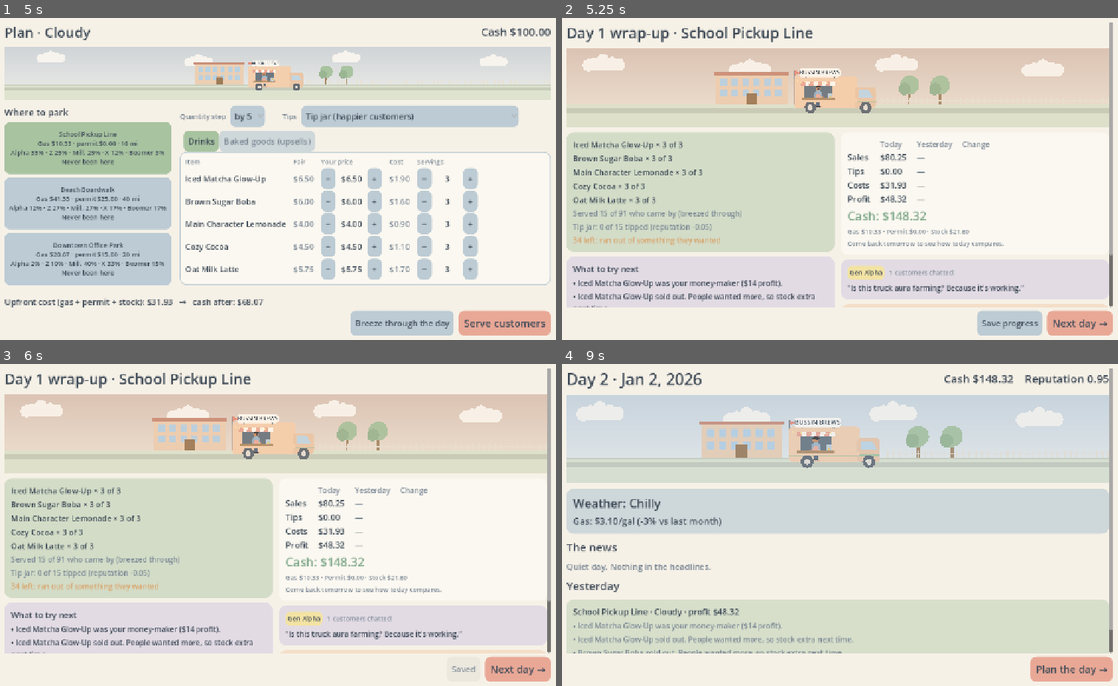
Above: before the commit, frames 1-4 (two rows, left to right).
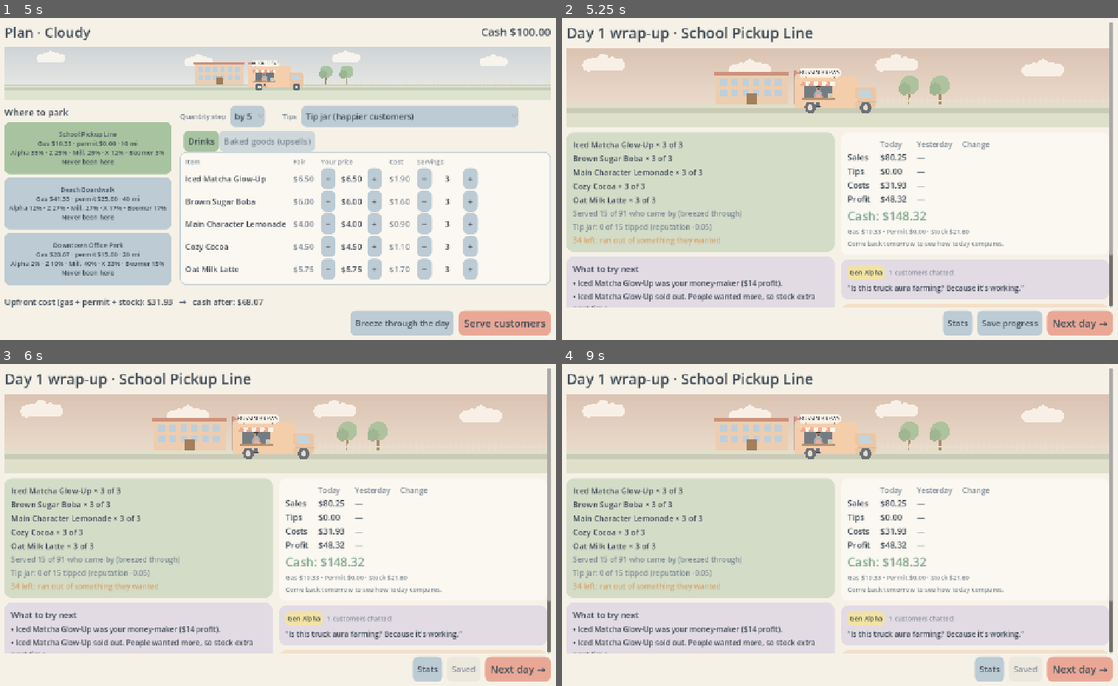
Above: after the commit, the same moments.

Repository: Blakewell/bussin-brews
Game: Godot game, scene res://scenes/main.tscn
The game is run twice, just before and just after one commit, with the same random seed, the same clock (stepped at 60 frames per second) and the same inputs.
Inputs (mouse positions are in pixels of both pictures, inside the frame that each line leads up to):
- Up to frame 1 (5 s): click "Easy $1,000" at 0.5 s; click "Easy $1,000" at 1.25 s; click "Medium $500" at 2 s; click "Hard $100" at 2.75 s; click "Open for business" at 3.5 s; click "Plan the day →" at 4.25 s
- Up to frame 2 (5.25 s): click "Breeze through the day" at 5 s
- Up to frame 3 (6 s): click "Save progress" at 5.75 s
- Up to frame 4 (9 s): click (990, 669) at 6.5 s, where only the run after the commit has a clickable "Stats"; click (662, 402) at 7.25 s, where only the run after the commit has a clickable "Profit"; click (828, 402) at 8 s, where only the run after the commit has a clickable "Location"; click (1079, 669) at 8.75 s, where only the run before the commit has a clickable "Next day →"

Frame 1 is identical in both runs. In frame 2, 0.4% of the frame differs, in the area x 68-74%, y 91-99%; in frame 3, 0.4%; in frame 4, 57%, in the area x 0-100%, y 2-99%.

Commit message:
Add Stats screen: daily graph, averages and what-sells-where table by location, weather or tip setup
Co-Authored-By: Claude Opus 5.5 <noreply@anthropic.com>

Diff:
--- a/scripts/autoload/game_state.gd
+++ b/scripts/autoload/game_state.gd
@@ -178,6 +178,7 @@
 		"stock_cost": _current.stock_cost, "costs": costs, "revenue": sh.revenue, "tips": sh.tips,
 		"profit": profit, "cash": cash, "reputation": reputation, "rep_change": reputation - rep_before,
 		"tip_mode": shift.tip_mode, "tip_annoyed": sh.tip_annoyed,
+		"served": sh.served, "arrivals": sh.arrivals,  # kept at the top so saves (which drop "shift") still have them for Stats
 		"quip": _pick_quip(profit, satisfaction, _current.rng),
 		"chatter": _pick_chatter(sh, _current.rng),
 	}
--- /dev/null
+++ b/scripts/sim/stats.gd
@@ -0,0 +1,97 @@
+class_name Stats
+extends RefCounted
+## Numbers for the Stats screen, computed from GameState.history (one result per finished day).
+## Pure functions over plain dictionaries, so they're testable without the UI.
+
+## What a day can be grouped by, and the result field that holds it.
+const GROUP_FIELDS := {"location": "location_id", "weather": "weather_id", "tips": "tip_mode"}
+
+## Daily totals the graph can show. Item sales use "item:<id>".
+const METRICS := ["profit", "revenue", "tips", "served"]
+
+
+static func group_key(day: Dictionary, by: String) -> String:
+	return str(day.get(GROUP_FIELDS.get(by, "location_id"), "jar" if by == "tips" else ""))
+
+
+## One day's value for a metric. Missing data (older saves) counts as 0.
+static func metric_value(day: Dictionary, metric: String) -> float:
+	if metric.begins_with("item:"):
+		var info: Dictionary = day.get("drinks", {}).get(metric.substr(5), {})
+		return float(info.get("sold", 0))
+	if metric == "served":
+		if day.has("served"):
+			return float(day.served)
+		return float(day.get("shift", {}).get("served", 0))
+	return float(day.get(metric, 0.0))
+
+
+## [{day, value, group}] in day order, for the daily graph.
+static func daily_series(history: Array, metric: String, by: String) -> Array:
+	var out: Array = []
+	for d in history:
+		out.append({"day": int(d.day), "value": metric_value(d, metric), "group": group_key(d, by)})
+	return out
+
+
+## {group: {avg, total, days}} for a metric across all days in each group.
+static func group_averages(history: Array, metric: String, by: String) -> Dictionary:
+	var out := {}
+	for d in history:
+		var g := group_key(d, by)
+		if not out.has(g):
+			out[g] = {"avg": 0.0, "total": 0.0, "days": 0}
+		out[g].total += metric_value(d, metric)
+		out[g].days += 1
+	for g in out:
+		out[g].avg = out[g].total / out[g].days
+	return out
+
+
+## How each item sold in each group, counting only days it was on the menu (stocked > 0):
+## {item_id: {group: {avg_sold, sell_through, days, sold_out}}}.
+## sold_out counts days it ran out, which means real demand was higher than the sales show.
+static func item_table(history: Array, by: String) -> Dictionary:
+	var acc := {}
+	for d in history:
+		var g := group_key(d, by)
+		for id in d.get("drinks", {}):
+			var info: Dictionary = d.drinks[id]
+			var stocked := int(info.get("stocked", 0))
+			if stocked <= 0:
+				continue
+			var sold := int(info.get("sold", 0))
+			if not acc.has(id):
+				acc[id] = {}
+			if not acc[id].has(g):
+				acc[id][g] = {"sold": 0, "stocked": 0, "days": 0, "sold_out": 0}
+			var cell: Dictionary = acc[id][g]
+			cell.sold += sold
+			cell.stocked += stocked
+			cell.days += 1
+			if sold >= stocked:
+				cell.sold_out += 1
+	var out := {}
+	for id in acc:
+		out[id] = {}
+		for g in acc[id]:
+			var c: Dictionary = acc[id][g]
+			out[id][g] = {
+				"avg_sold": float(c.sold) / c.days,
+				"sell_through": float(c.sold) / c.stocked,
+				"days": c.days, "sold_out": c.sold_out,
+			}
+	return out
+
+
+## The group where an item sells the most per day, or "" when it has data in fewer than two groups.
+static func best_group(row: Dictionary) -> String:
+	if row.size() < 2:
+		return ""
+	var best := ""
+	var best_avg := -1.0
+	for g in row:
+		if row[g].avg_sold > best_avg:
+			best_avg = row[g].avg_sold
+			best = g
+	return best
--- a/scripts/ui/main.gd
+++ b/scripts/ui/main.gd
@@ -18,6 +18,9 @@
 var _mode_buttons: Array[Button] = []
 var _blurb: Label
 var _last_result := {}
+var _stats_metric := "profit"   ## what the Stats graph shows
+var _stats_by := "location"     ## what it compares: location, weather or tips
+var _stats_back: Callable       ## the screen to return to
 
 # planning widgets
 var _summary: Label
@@ -362,7 +365,10 @@
 		for line in prev.insights:
 			_label("• " + line, 16, Palette.MUTED, c)
 
-	_button("Plan the day →", _foot_row(), _show_planning, true)
+	var foot := _foot_row()
+	if not GameState.history.is_empty():
+		_button("Stats", foot, func(): _show_stats(_show_briefing))
+	_button("Plan the day →", foot, _show_planning, true)
 
 
 # --- planning --------------------------------------------------------------
@@ -446,6 +452,8 @@
 
 	_summary = _label("", 18, Palette.TEXT, _footer)
 	var row := _foot_row()
+	if not GameState.history.is_empty():
+		_button("Stats", row, func(): _show_stats(_show_planning))
 	if not prev.is_empty():
 		_button("Restock from yesterday's sales", row, _restock_from_yesterday)
 	_go_buttons.append(_button("Breeze through the day", row, _breeze))
@@ -827,11 +835,182 @@
 	_later_for_customer(1.0, _depart)
 
 
+# --- stats -----------------------------------------------------------------
+
+const STATS_GROUPINGS := [["location", "Location"], ["weather", "Weather"], ["tips", "Tip setup"]]
+const WEATHER_COLORS := {"sunny": "F3D98B", "hot": "E58F7B", "cloudy": "C4CBD2", "rainy": "9DB7C9", "cold": "C9BFE0"}
+
+
+func _show_stats(back: Callable) -> void:
+	_stats_back = back
+	_render_stats()
+
+
+## Groups that appear in the history, in a stable order, with a name and color each.
+func _stats_groups(by: String) -> Array:
+	var all: Array = []
+	match by:
+		"location":
+			var tints := [Palette.PEACH, Palette.BLUE, Palette.LAVENDER, Palette.SAGE]
+			for i in Content.locations.size():
+				var l: Dictionary = Content.locations[i]
+				all.append({"id": l.id, "name": l.name, "color": tints[i % tints.size()]})
+		"weather":
+			for id in Content.weather.types:
+				all.append({"id": id, "name": Content.weather.types[id].label, "color": Color(WEATHER_COLORS.get(id, "B8C0C8"))})
+		"tips":
+			all = [{"id": "jar", "name": "Tip jar", "color": Palette.SAGE}, {"id": "screen", "name": "Tip screen", "color": Palette.PEACH}]
+	var seen := {}
+	for d in GameState.history:
+		seen[Stats.group_key(d, by)] = true
+	return all.filter(func(g): return seen.has(g.id))
+
+
+func _stats_metrics() -> Array:
+	var out := [["profit", "Profit"], ["revenue", "Sales"], ["tips", "Tips"], ["served", "Customers served"]]
+	for item in Content.drinks + Content.treats:
+		out.append(["item:" + item.id, "%s sold" % item.name])
+	return out
+
+
+func _render_stats() -> void:
+	_reset()
+	var hist: Array = GameState.history
+	var top := _row()
+	_label("Stats · %d day%s" % [hist.size(), "" if hist.size() == 1 else "s"], 30, Palette.TEXT, top).size_flags_horizontal = Control.SIZE_EXPAND_FILL
+	_label("Cash %s" % _money(GameState.cash), 22, Palette.TEXT, top)
+
+	var metrics := _stats_metrics()
+	var metric_name := ""
+	var opts := _row()
+	_label("Show", 16, Palette.MUTED, opts)
+	var show := OptionButton.new()
+	for i in metrics.size():
+		show.add_item(metrics[i][1], i)
+		if metrics[i][0] == _stats_metric:
+			show.selected = i
+			metric_name = metrics[i][1]
+	show.item_selected.connect(func(i: int):
+		_stats_metric = metrics[i][0]
+		_render_stats())
+	opts.add_child(show)
+	var gap := Control.new()
+	gap.custom_minimum_size = Vector2(18, 0)
+	opts.add_child(gap)
+	_label("Compare by", 16, Palette.MUTED, opts)
+	var by := OptionButton.new()
+	for i in STATS_GROUPINGS.size():
+		by.add_item(STATS_GROUPINGS[i][1], i)
+		if STATS_GROUPINGS[i][0] == _stats_by:
+			by.selected = i
+	by.item_selected.connect(func(i: int):
+		_stats_by = STATS_GROUPINGS[i][0]
+		_render_stats())
+	opts.add_child(by)
+
+	var groups := _stats_groups(_stats_by)
+	var colors := {}
+	var names := {}
+	for g in groups:
+		colors[g.id] = g.color
+		names[g.id] = g.name
+	var is_money: bool = _stats_metric in ["profit", "revenue", "tips"]
+
+	# Daily graph
+	var graph := _card(null, Palette.PANEL)
+	var ghead := _row(graph)
+	_label("%s by day" % metric_name, 18, Palette.TEXT, ghead).size_flags_horizontal = Control.SIZE_EXPAND_FILL
+	for g in groups:
+		_chip(g.name, g.color, ghead)
+	var chart := StatsChart.new()
+	chart.custom_minimum_size = Vector2(0, 210)
+	chart.size_flags_horizontal = Control.SIZE_EXPAND_FILL
+	graph.add_child(chart)
+	chart.set_data(Stats.daily_series(hist, _stats_metric, _stats_by), colors, names, is_money)
+
+	# Average per day, per group
+	var cols := _row()
+	cols.add_theme_constant_override("separation", 14)
+	var avg_card := _card(cols, Palette.SAGE.lerp(Palette.BG, 0.6))
+	avg_card.get_parent().size_flags_horizontal = Control.SIZE_EXPAND_FILL
+	_label("Average %s per day" % metric_name.to_lower(), 18, Palette.TEXT, avg_card)
+	var avgs := Stats.group_averages(hist, _stats_metric, _stats_by)
+	var biggest := 0.0
+	for g in avgs:
+		biggest = maxf(biggest, absf(avgs[g].avg))
+	var grid := GridContainer.new()
+	grid.columns = 4
+	grid.add_theme_constant_override("h_separation", 12)
+	avg_card.add_child(grid)
+	var best_id := ""
+	for g in groups:
+		var a: Dictionary = avgs[g.id]
+		if best_id == "" or a.avg > avgs[best_id].avg:
+			best_id = g.id
+		_chip(g.name, g.color, grid)
+		var bar := ColorRect.new()
+		bar.color = g.color if a.avg >= 0.0 else Palette.WARM
+		bar.custom_minimum_size = Vector2(maxf(3.0, 240.0 * absf(a.avg) / maxf(biggest, 0.01)), 16)
+		bar.size_flags_vertical = Control.SIZE_SHRINK_CENTER
+		var holder := Control.new()  # fixed-width lane so bars line up
+		holder.custom_minimum_size = Vector2(244, 20)
+		holder.add_child(bar)
+		bar.position = Vector2(0, 2)
+		grid.add_child(holder)
+		_label(_money(a.avg) if is_money else "%.1f" % a.avg, 16, Palette.TEXT, grid)
+		_label("%d day%s" % [a.days, "" if a.days == 1 else "s"], 14, Palette.MUTED, grid)
+	if groups.size() >= 2:
+		_label("Best so far: %s. Fewer than 3 days in a group is mostly luck." % names[best_id], 14, Palette.MUTED, avg_card)
+	else:
+		_label("Try another %s to compare." % ("spot" if _stats_by == "location" else "setup" if _stats_by == "tips" else "kind of day (weather changes on its own)"), 14, Palette.MUTED, avg_card)
+
+	# What sells where
+	var table := _card(null, Palette.PEACH.lerp(Palette.BG, 0.6))
+	var by_name: String = STATS_GROUPINGS.filter(func(x): return x[0] == _stats_by)[0][1].to_lower()
+	_label("What sells best by %s: average sold per day, and share of stock sold" % by_name, 18, Palette.TEXT, table)
+	var items := Stats.item_table(hist, _stats_by)
+	var tgrid := GridContainer.new()
+	tgrid.columns = groups.size() + 1
+	tgrid.add_theme_constant_override("h_separation", 26)
+	tgrid.add_theme_constant_override("v_separation", 4)
+	table.add_child(tgrid)
+	_label("", 15, Palette.MUTED, tgrid)
+	for g in groups:
+		_chip(g.name, g.color, tgrid)
+	var any_sold_out := false
+	for item in Content.drinks + Content.treats:
+		if not items.has(item.id):
+			continue
+		var row: Dictionary = items[item.id]
+		var best := Stats.best_group(row)
+		_label(item.name, 16, Palette.TEXT, tgrid)
+		for g in groups:
+			if not row.has(g.id):
+				_label("—", 16, Palette.MUTED, tgrid)
+				continue
+			var cell: Dictionary = row[g.id]
+			var mark := ""
+			if cell.sold_out > 0:
+				mark = " *"
+				any_sold_out = true
+			var text := "%.1f  (%d%%)%s" % [cell.avg_sold, int(round(cell.sell_through * 100.0)), mark]
+			if g.id == best:
+				text = "★ " + text
+			_label(text, 16, Palette.GOOD if g.id == best else Palette.TEXT, tgrid)
+	var notes := "★ sells best there."
+	if any_sold_out:
+		notes += " * sold out at least once there, so people wanted more than the number shows."
+	_label(notes, 14, Palette.MUTED, table)
+
+	_button("← Back", _foot_row(), func(): _stats_back.call(), true)
+
+
 # --- results ---------------------------------------------------------------
 
-func _show_results() -> void:
+func _show_results(fresh := true) -> void:
 	_reset()
-	_saved_today = false
+	if fresh:  # coming back from Stats keeps the Saved state
+		_saved_today = false
 	if GameState.is_game_over():
 		GameState.delete_save()  # the run is over; don't offer to continue it
 	var r := _last_result
@@ -920,7 +1099,9 @@
 
 	var row := _foot_row()
 	if not GameState.is_game_over():
-		var save_btn := _button("Save progress", row, func(): pass)
+		_button("Stats", row, func(): _show_stats(func(): _show_results(false)))
+		var save_btn := _button("Saved" if _saved_today else "Save progress", row, func(): pass)
+		save_btn.disabled = _saved_today
 		save_btn.pressed.connect(func():
 			if _save_progress():
 				_saved_today = true
--- /dev/null
+++ b/scripts/ui/stats_chart.gd
@@ -0,0 +1,105 @@
+class_name StatsChart
+extends Control
+## Daily bar graph: one bar per day, colored by group (location, weather, ...). Hover a bar for details.
+
+var points: Array = []       ## [{day, value, group}] from Stats.daily_series
+var colors := {}             ## group -> Color
+var labels := {}             ## group -> display name, for tooltips
+var money := true            ## format values as dollars
+
+const PAD_LEFT := 56.0
+const PAD_BOTTOM := 24.0
+const PAD_TOP := 10.0
+const MAX_BAR := 36.0
+
+
+func _ready() -> void:
+	mouse_filter = Control.MOUSE_FILTER_PASS  # let the scroll wheel reach the page
+	tooltip_text = "day"  # non-empty so Godot asks _get_tooltip for the hovered bar
+
+
+func set_data(p: Array, c: Dictionary, l: Dictionary, is_money: bool) -> void:
+	points = p
+	colors = c
+	labels = l
+	money = is_money
+	queue_redraw()
+
+
+func _fmt(v: float) -> String:
+	if not money:
+		return str(int(round(v)))
+	return ("-$%d" % int(round(absf(v)))) if v < 0.0 else ("$%d" % int(round(v)))
+
+
+## Value range, always including zero, rounded out to a friendly step.
+func _range() -> Vector3:
+	var lo := 0.0
+	var hi := 0.0
+	for p in points:
+		lo = minf(lo, p.value)
+		hi = maxf(hi, p.value)
+	if hi - lo < 1.0:
+		hi = lo + (10.0 if money else 5.0)
+	var raw := (hi - lo) / 4.0
+	var mag := pow(10.0, floor(log(raw) / log(10.0)))
+	var step := mag
+	for m in [1.0, 2.0, 2.5, 5.0, 10.0]:
+		if m * mag >= raw:
+			step = m * mag
+			break
+	return Vector3(floor(lo / step) * step, ceil(hi / step) * step, step)
+
+
+func _plot() -> Rect2:
+	return Rect2(PAD_LEFT, PAD_TOP, maxf(10.0, size.x - PAD_LEFT - 8.0), maxf(10.0, size.y - PAD_TOP - PAD_BOTTOM))
+
+
+func _y(v: float, r: Vector3, plot: Rect2) -> float:
+	return plot.end.y - (v - r.x) / (r.y - r.x) * plot.size.y
+
+
+func _slot() -> float:
+	return _plot().size.x / maxf(1.0, points.size())
+
+
+func _draw() -> void:
+	var font := get_theme_default_font()
+	var plot := _plot()
+	if points.is_empty():
+		draw_string(font, Vector2(plot.position.x, plot.get_center().y), "Finish a day to start the graph.", HORIZONTAL_ALIGNMENT_LEFT, -1, 16, Palette.MUTED)
+		return
+	var r := _range()
+	# gridlines and y labels
+	var v := r.x
+	while v <= r.y + 0.001:
+		var y := _y(v, r, plot)
+		var line_col := Palette.TEXT if is_zero_approx(v) else Palette.MUTED.lerp(Palette.BG, 0.7)
+		draw_line(Vector2(plot.position.x, y), Vector2(plot.end.x, y), line_col, 1.0)
+		draw_string(font, Vector2(0, y + 5), _fmt(v), HORIZONTAL_ALIGNMENT_RIGHT, PAD_LEFT - 8, 13, Palette.MUTED)
+		v += r.z
+	# bars
+	var slot := _slot()
+	var bar := minf(MAX_BAR, slot * 0.72)
+	var zero := _y(0.0, r, plot)
+	var label_every := maxi(1, int(ceil(28.0 / slot)))
+	for i in points.size():
+		var p: Dictionary = points[i]
+		var cx := plot.position.x + slot * (i + 0.5)
+		var top := _y(p.value, r, plot)
+		var rect := Rect2(cx - bar / 2.0, minf(top, zero), bar, maxf(1.5, absf(zero - top)))
+		draw_rect(rect, colors.get(p.group, Palette.MUTED))
+		if p.value < 0.0:
+			draw_rect(rect, Palette.WARM, false, 2.0)
+		if i % label_every == 0 or i == points.size() - 1:
+			draw_string(font, Vector2(cx - 20, size.y - 6), str(p.day), HORIZONTAL_ALIGNMENT_CENTER, 40, 12, Palette.MUTED)
+
+
+func _get_tooltip(at: Vector2) -> String:
+	if points.is_empty():
+		return ""
+	var i := int((at.x - _plot().position.x) / _slot())
+	if i < 0 or i >= points.size():
+		return ""
+	var p: Dictionary = points[i]
+	return "Day %d · %s\n%s" % [p.day, labels.get(p.group, p.group), _fmt(p.value)]
--- a/tests/run_sim_tests.gd
+++ b/tests/run_sim_tests.gd
@@ -17,6 +17,7 @@
 	_check_gen_alpha(content)
 	_check_people(content)
 	_check_tips(content)
+	_check_stats()
 	print("")
 	print("FAILED: %d" % failures if failures > 0 else "All sim tests passed")
 	quit(1 if failures > 0 else 0)
@@ -385,3 +386,29 @@
 	for g in c.generations:
 		annoy[g] = c.generations[g].screen_annoyed
 	ok(annoy.gen_x > annoy.gen_z and annoy.boomer > annoy.millennial, "older customers are more annoyed by tip screens (Bankrate 2025)")
+
+
+func _check_stats() -> void:
+	var h := [
+		{"day": 1, "location_id": "school", "weather_id": "sunny", "tip_mode": "jar", "profit": 100.0, "revenue": 200.0, "tips": 5.0, "served": 40,
+			"drinks": {"lemonade": {"stocked": 10, "sold": 10}, "latte": {"stocked": 10, "sold": 2}, "boba": {"stocked": 0, "sold": 0}}},
+		{"day": 2, "location_id": "beach", "weather_id": "rainy", "tip_mode": "screen", "profit": -20.0, "revenue": 90.0, "tips": 8.0,
+			"shift": {"served": 18}, "drinks": {"lemonade": {"stocked": 10, "sold": 4}, "latte": {"stocked": 10, "sold": 8}}},
+		{"day": 3, "location_id": "school", "weather_id": "rainy", "profit": 60.0, "revenue": 150.0, "tips": 3.0, "served": 30,
+			"drinks": {"lemonade": {"stocked": 10, "sold": 6}, "latte": {"stocked": 10, "sold": 4}}},
+	]
+	ok(Stats.metric_value(h[1], "served") == 18.0, "stats: served falls back to the shift record")
+	ok(Stats.metric_value(h[0], "item:lemonade") == 10.0, "stats: item metric reads units sold")
+	ok(Stats.group_key(h[2], "tips") == "jar", "stats: days before tip modes count as tip jar")
+	var series := Stats.daily_series(h, "profit", "weather")
+	ok(series.size() == 3 and series[1].group == "rainy" and series[1].value == -20.0, "stats: daily series keeps order, group and sign")
+	var avgs := Stats.group_averages(h, "profit", "location")
+	ok(is_equal_approx(avgs.school.avg, 80.0) and avgs.school.days == 2 and avgs.beach.days == 1, "stats: averages per location")
+	var t := Stats.item_table(h, "location")
+	ok(not t.has("boba"), "stats: items never stocked are left out")
+	ok(is_equal_approx(t.lemonade.school.avg_sold, 8.0) and is_equal_approx(t.lemonade.school.sell_through, 0.8), "stats: avg sold and sell-through")
+	ok(t.lemonade.school.sold_out == 1 and t.latte.school.sold_out == 0, "stats: sold-out days counted")
+	ok(Stats.best_group(t.lemonade) == "school" and Stats.best_group(t.latte) == "beach", "stats: best location per item")
+	var w := Stats.item_table(h, "weather")
+	ok(Stats.best_group(w.latte) == "rainy", "stats: latte sells best on rainy days in this sample")
+	ok(Stats.best_group({"school": {"avg_sold": 3.0}}) == "", "stats: no 'best' with one group")
--- /dev/null
+++ b/tests/stats_test.gd
@@ -0,0 +1,102 @@
+extends Node
+## Plays a dozen days across spots and tip setups, then opens Stats from each screen,
+## flips every dropdown option, and checks Back returns to the right place. Run (needs a display):
+##   godot --path . tests/stats_test.tscn [-- <out_dir> to save screenshots]
+
+var main: Control
+var failures := 0
+
+
+func _ready() -> void:
+	var out := ""
+	var args := OS.get_cmdline_user_args()
+	if args.size() > 0:
+		out = args[0]
+	get_window().size = Vector2i(1280, 720)
+	GameState.save_path = "user://test_save.json"  # never touch the player's real save
+	main = load("res://scenes/main.tscn").instantiate()
+	add_child(main)
+	await _wait(0.3)
+	GameState.new_game(11, "easy")
+	main._show_briefing()
+	_check(not _has_button("Stats"), "no Stats button before the first day")
+	var spots := ["school", "beach", "office"]
+	for i in 12:
+		main._plan_loc = spots[i % 3]
+		main._tip_mode = "screen" if i % 4 == 3 else "jar"
+		main._show_planning()
+		main._breeze()
+		if i < 11:
+			main._show_briefing()
+	# From results: Stats, then Back keeps the results screen
+	_check(_has_button("Stats"), "results has a Stats button")
+	main._show_stats(func(): main._show_results(false))
+	await _wait(0.4)
+	if out != "":
+		await _shot(out, "stats_profit_location")
+	for m in main._stats_metrics():
+		for g in main.STATS_GROUPINGS:
+			main._stats_metric = m[0]
+			main._stats_by = g[0]
+			main._render_stats()
+	await _wait(0.2)
+	main._stats_metric = "item:latte"
+	main._stats_by = "weather"
+	main._render_stats()
+	await _wait(0.3)
+	if out != "":
+		await _shot(out, "stats_latte_weather")
+	main._stats_metric = "tips"
+	main._stats_by = "tips"
+	main._render_stats()
+	await _wait(0.3)
+	if out != "":
+		await _shot(out, "stats_tips_tipsetup")
+		main._stats_metric = "profit"
+		main._stats_by = "location"
+		main._render_stats()
+		await _wait(0.3)
+		var sc: ScrollContainer = main.find_children("*", "ScrollContainer", true, false)[0]
+		sc.scroll_vertical = 10000
+		await _wait(0.3)
+		await _shot(out, "stats_table_location")
+		main._stats_by = "weather"
+		main._render_stats()
+		await _wait(0.3)
+		sc.scroll_vertical = 10000
+		await _wait(0.3)
+		await _shot(out, "stats_table_weather")
+	main._stats_back.call()
+	await _wait(0.2)
+	_check(_has_button("Next day"), "Back returns to results")
+	main._show_briefing()
+	_check(_has_button("Stats"), "briefing has a Stats button")
+	main._show_planning()
+	_check(_has_button("Stats"), "planning has a Stats button")
+	main._show_stats(main._show_planning)
+	main._stats_back.call()
+	_check(_has_button("Serve customers"), "Back returns to planning")
+	print("STATS TEST DONE failures=%d" % failures)
+	get_tree().quit()
+
+
+func _check(cond: bool, msg: String) -> void:
+	if not cond:
+		failures += 1
+		print("FAIL: ", msg)
+
+
+func _has_button(prefix: String) -> bool:
+	for b in main.find_children("*", "Button", true, false):
+		if b is Button and not b.is_queued_for_deletion() and b.text.begins_with(prefix):
+			return true
+	return false
+
+
+func _wait(s: float) -> void:
+	await get_tree().create_timer(s).timeout
+
+
+func _shot(out: String, name: String) -> void:
+	await RenderingServer.frame_post_draw
+	get_viewport().get_texture().get_image().save_png("%s/%s.png" % [out, name])
--- /dev/null
+++ b/tests/stats_test.tscn
@@ -0,0 +1,6 @@
+[gd_scene load_steps=2 format=3]
+
+[ext_resource type="Script" path="res://tests/stats_test.gd" id="1"]
+
+[node name="StatsTest" type="Node"]
+script = ExtResource("1")
Not shown, added: scripts/sim/stats.gd.uid
Not shown, added: scripts/ui/stats_chart.gd.uid
Not shown, added: tests/stats_test.gd.uid
Not shown, changed: docs/DESIGN.md
